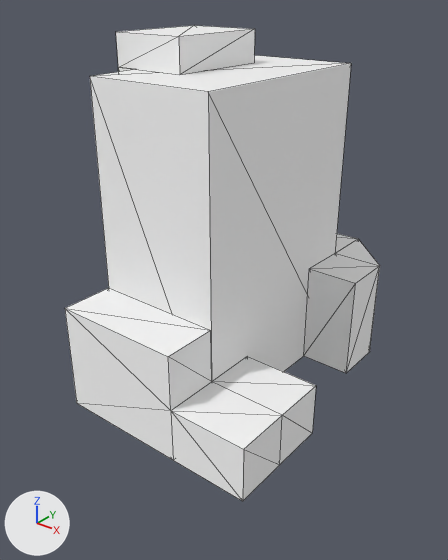
One commit to the glTF model src/main/resources/static/models/SaeBit.glb: the scene before it, then after it.
Camera for both pictures: a 50 mm camera at (46.0, -60.4, 49.6) aimed at (0.8, -3.9, 14.6). The axes (+X, +Y, +Z) are drawn at lower left. The lights are the same throughout. Mesh edges are drawn as thin lines. Vertices at the same position are counted once.
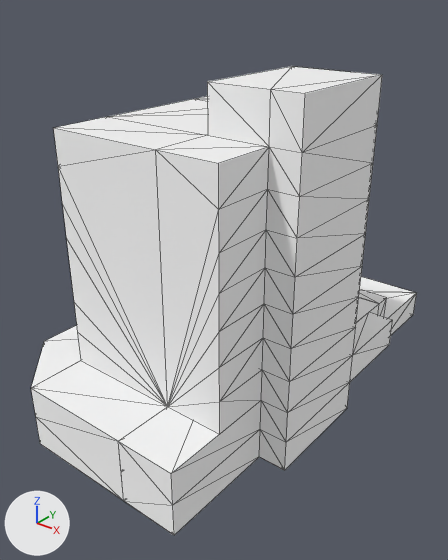
Pixel boxes [x1, y1, x2, y2] of what changed, in the pictures (448 x 560 px):
'Cube', reshaped, moved (22% wider)
    before: [65, 25, 380, 501]
    after: [31, 66, 416, 535]
part 1 of me_cube, rebuilt (34% wider)
    before: [65, 55, 351, 501]
    after: [31, 66, 416, 535]
part 2 of me_cube, deleted
    before: [304, 234, 380, 373]
part 3 of me_cube, deleted
    before: [116, 25, 255, 75]

What the commit changed:
Material 'Material' (mat_material) is new.
Its base color is (1.0, 1.0, 1.0) (white #ffffff).
Its metallic is 1.0.
Its roughness is 1.0.
Its sheen weight is 1.0.
Its sheen roughness is 1.0.
Its sheen tint is (0.8, 0.8, 0.8) (white #e7e7e7).
me_cube is used by ob_cube; location (0.0, 0.0, 9.0).
me_cube had 59 vertices, 91 faces and spanned x -13.0..17.0, y -21.0..21.0, z -9.0..35.0.
me_cube no longer uses material mat_buildingdefaultmaterial (white #ffffff).
me_cube now has 161 vertices, 318 faces and spans x -18.0..17.9, y -28.8..28.8, z -1.0..40.0.
me_cube part 1: the loose piece of 25 vertices spanning x -10.0..17.0, y -21.0..14.0, z -9.0..31.0 is rebuilt with 161 vertices and now spans x -18.0..17.9, y -28.8..28.8, z -1.0..40.0, in mat_material (white #ffffff).
me_cube part 2: the loose piece of 20 vertices spanning x -10.0..14.0, y 7.0..21.0, z -9.0..5.0 is deleted.
me_cube part 3: the loose piece of 14 vertices spanning x -13.0..-3.0, y -7.0..7.0, z -9.0..35.0 is deleted.
me_cube now uses material mat_material (white #ffffff).
Object 'Cube' (ob_cube) moves from (0.0, 0.0, 9.0) to (0.0, 0.0, 1.0).
